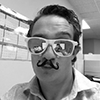
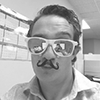
Layer changes from the first (100, 100) image to the second:
added layer "White Overlay" (20%) above "Hue/Saturation 1" over [0, 0, 100, 100]
